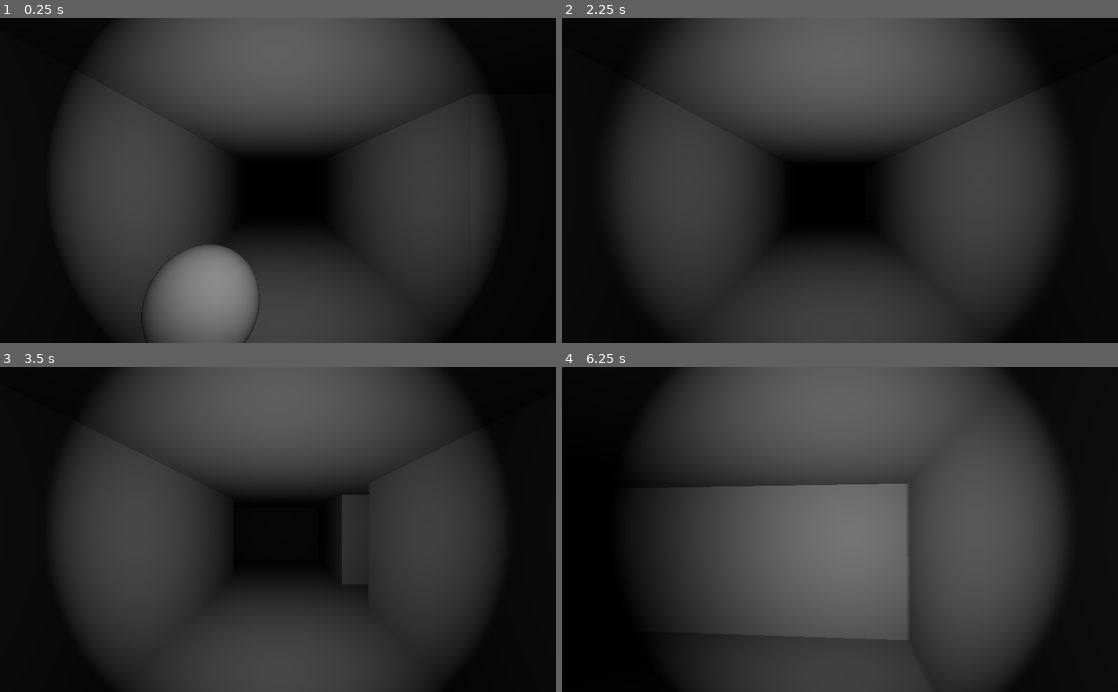
Above: before the commit, frames 1-4 (two rows, left to right).
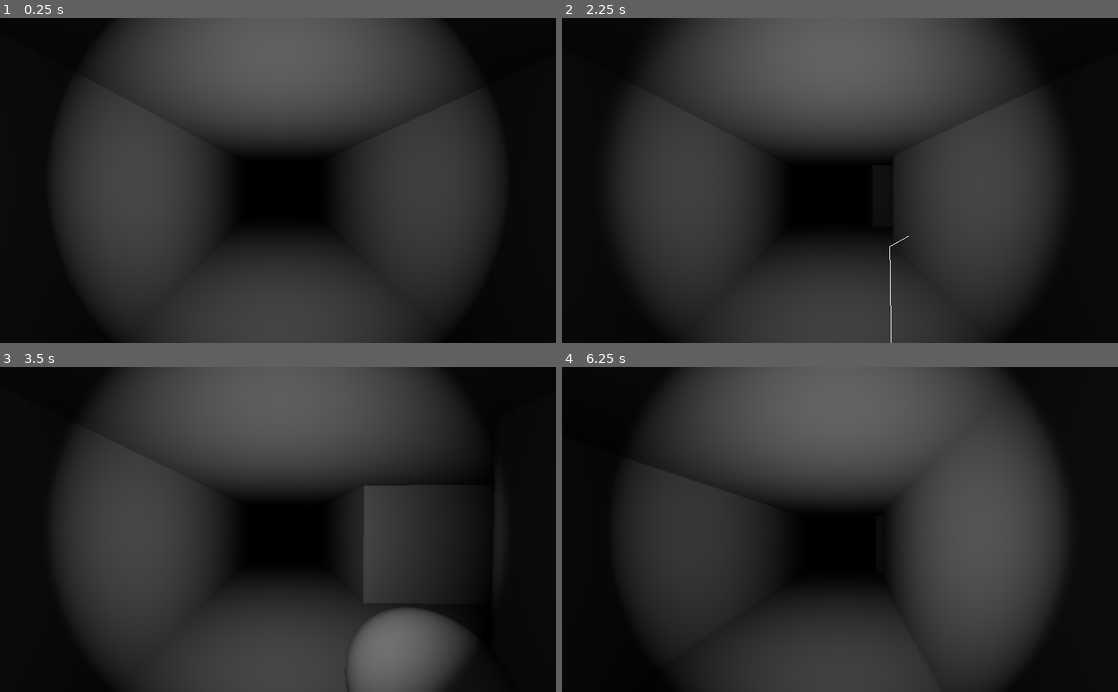
Above: after the commit, the same moments.

Repository: manglemix/oren
Game: Godot game, scene res://factory.tscn
Same seed, same stepped clock (60 frames per second), same inputs: the game is played once before the commit and once after it.
Inputs (mouse positions are in pixels of both pictures, inside the frame that each line leads up to):
- Up to frame 1 (0.25 s): no input
- Up to frame 2 (2.25 s): tap Enter at 0.5, 2 s; move the mouse to (867, 180) at 0.52 s; hold F (flashlight) 0.53-1.28 s; hold W (move forward) from 0.53 s (still down); tap Space at 1.25 s; move the mouse to (812, 180) at 1.27 s; tap F (flashlight) at 1.35 s; move the mouse to (851, 174) at 2.02 s; hold Shift (sprint) from 2.03 s (still down)
- Up to frame 3 (3.5 s): keep holding W (move forward); tap F (flashlight) at 2.3, 3.05 s; move the mouse to (272, 536) at 2.77 s; release Shift (sprint) at 2.78 s; tap Ctrl (walk) at 2.85 s
- Up to frame 4 (6.25 s): move the mouse to (878, 532) at 3.52 s; hold F (flashlight) 3.53-4.28 s; tap Space at 4.25 s; move the mouse to (795, 526) at 4.27 s; tap F (flashlight) at 4.35, 5.3, 6.05 s; move the mouse to (845, 529) at 5.02 s; hold Shift (sprint) 5.03-5.78 s; tap Enter at 5.75 s; move the mouse to (817, 523) at 5.77 s; release W (move forward) at 5.78 s; hold D (move right) from 5.78 s (still down); tap Ctrl (walk) at 5.85 s

The runs differ from the first frame. In frame 1, 4.6% of the frame differs, in the area x 25-47%, y 69-100%; in frame 2, less than 0.1%; in frame 3, 9.6%; in frame 4, 15%, in the area x 11-63%, y 33-84%.
Error before the commit: Invalid get index '0' (on base: 'PoolVector3Array'). (res://goto.gd:76)
Error after the commit: Invalid get index '0' (on base: 'PoolVector3Array'). (res://goto.gd:91)

Commit message:
real enemy ai

Diff:
--- a/Enemy.tscn
+++ b/Enemy.tscn
@@ -1,9 +1,10 @@
-[gd_scene load_steps=8 format=2]
+[gd_scene load_steps=9 format=2]
 
 [ext_resource path="res://character.gd" type="Script" id=1]
 [ext_resource path="res://enemy.gd" type="Script" id=2]
 [ext_resource path="res://wander.gd" type="Script" id=3]
 [ext_resource path="res://goto.gd" type="Script" id=4]
+[ext_resource path="res://chase.gd" type="Script" id=5]
 
 [sub_resource type="SphereShape" id=1]
 radius = 0.5
@@ -27,6 +28,9 @@
 active = true
 default = true
 
+[node name="Chase" type="Node" parent="Enemy"]
+script = ExtResource( 5 )
+
 [node name="CollisionShape" type="CollisionShape" parent="."]
 transform = Transform( 1, 0, 0, 0, 1, 0, 0, 0, 1, 0, 0.5, 0 )
 shape = SubResource( 1 )
--- a/chase.gd
+++ b/chase.gd
@@ -27,10 +27,10 @@
 				enemy_ai.activate_states(self, self)
 				target = enemy_ai.player.get_node("CollisionShape").global_transform.origin
 
-#		enemy_ai.VISUAL:
-#			if strength >= 0.1:
-#				enemy_ai.activate_states(self, self)
-#				target = enemy_ai.player.get_node("CollisionShape").global_transform.origin
+		enemy_ai.VISUAL:
+			if strength >= 0.1:
+				enemy_ai.activate_states(self, self)
+				target = enemy_ai.player.get_node("CollisionShape").global_transform.origin
 
 
 func _target_reached() -> void:
--- a/enemy.gd
+++ b/enemy.gd
@@ -8,16 +8,18 @@
 
 export var audio_sensitivity := 10.0
 export var visual_sensitivity := 10.0
-export var minimum_player_intensity := 1.0
+export var minimum_player_visibility := 0.3
 export var player_cast_target_path := "CollisionShape"
 export var cast_origin_path: NodePath = "../CollisionShape"
 
+var navigation: Navigation
 var player: Character
 var player_cast_target: Spatial
 var flashlight: SpotLight
 var direct_space_state: PhysicsDirectSpaceState
 
 onready var parent: Character = get_parent()
+onready var goto: Goto = parent.get_node("Goto")
 onready var current_scene: BaseScene = get_tree().current_scene
 onready var cast_origin: Spatial = get_node(cast_origin_path)
 
@@ -39,7 +41,10 @@
 
 
 func _handle_audio_event(position: Vector3, volume := 1.0) -> void:
-	emit_signal("agitated", volume / (position - parent.global_transform.origin).length_squared() * audio_sensitivity, AUDIO)
+	if goto == null:
+		yield(self, "ready")
+
+	emit_signal("agitated", volume / pow(goto.path_length(goto.solve_path(position)), 2) * audio_sensitivity, AUDIO)
 
 
 func _handle_visual_event(collider: CollisionObject, intensity := 1.0) -> void:
@@ -51,4 +56,4 @@
 
 
 func _physics_process(_delta):
-	_handle_visual_event(player, flashlight.light_energy * float(flashlight.visible) + minimum_player_intensity)
+	_handle_visual_event(player, flashlight.light_energy * float(flashlight.visible) + minimum_player_visibility)
--- a/factory.tscn
+++ b/factory.tscn
@@ -46,14 +46,11 @@
 shape = SubResource( 3 )
 
 [node name="Player" parent="." instance=ExtResource( 1 )]
-transform = Transform( 1, 0, 0, 0, 1, 0, 0, 0, 1, 1.498, 0, -10.8183 )
+transform = Transform( 1, 0, 0, 0, 1, 0, 0, 0, 1, 1.498, 0, -0.228833 )
 collision_mask = 4
 
 [node name="OmniLight" type="OmniLight" parent="Player/ControllablePivot/Camera" index="0"]
 light_energy = 0.01
-
-[node name="motion_blur" parent="Player/ControllablePivot/Camera" index="1"]
-transform = Transform( 1, 0, 0, 0, 1, 0, 0, 0, 1, 0, 0, -0.333265 )
 
 [node name="RemoteTransform" type="RemoteTransform" parent="Player"]
 remote_path = NodePath("../../Hand")
@@ -61,7 +58,7 @@
 update_scale = false
 
 [node name="Enemy" parent="." instance=ExtResource( 7 )]
-transform = Transform( 1, 0, 0, 0, 1, 0, 0, 0, 1, 0.831259, 0.0554771, -12.9353 )
+transform = Transform( 1, 0, 0, 0, 1, 0, 0, 0, 1, 4.26579, 0.0554771, -11.4651 )
 collision_mask = 4
 
 [node name="DrawPath" type="ImmediateGeometry" parent="Enemy/Goto" index="0"]
@@ -70,7 +67,7 @@
 script = ExtResource( 4 )
 
 [node name="Hand" type="Spatial" parent="."]
-transform = Transform( 1, 0, 0, 0, 1, 0, 0, 0, 1, 1.498, 0, -10.8183 )
+transform = Transform( 1, 0, 0, 0, 1, 0, 0, 0, 1, 1.498, 0, -0.228833 )
 
 [node name="SpotLight" type="SpotLight" parent="Hand"]
 process_priority = -1
--- a/goto.gd
+++ b/goto.gd
@@ -57,11 +57,26 @@
 	emit_signal("navigation_ready")
 
 
+func solve_path(destination: Vector3, origin:=global_transform.origin) -> PoolVector3Array:
+	return navigation.get_simple_path(
+		navigation.get_closest_point(navigation.to_local(origin)),
+		navigation.get_closest_point(navigation.to_local(destination))
+	)
+
+
+func path_length(arr: PoolVector3Array) -> float:
+	var last := arr[0]
+	var length: float
+
+	for i in range(1, arr.size()):
+		length += last.distance_to(arr[i])
+		last = arr[i]
+
+	return length
+
+
 func goto(position: Vector3) -> void:
-	path = navigation.get_simple_path(
-		navigation.get_closest_point(navigation.to_local(character.global_transform.origin)),
-		navigation.get_closest_point(navigation.to_local(position))
-	)
+	path = solve_path(position)
 
 	path.remove(0)
 
--- a/protagonist.gd
+++ b/protagonist.gd
@@ -10,7 +10,7 @@
 func _process(_delta):
 	if not is_zero_approx(movement_vector.length_squared()):
 		if movement_node.movement_state == movement_node.FAST:
-			current_scene.play_audio_event(global_transform.origin, 0.1)
+			current_scene.play_audio_event(global_transform.origin, 0.2)
 
 		elif movement_node.movement_state == movement_node.DEFAULT:
-			current_scene.play_audio_event(global_transform.origin, 0.01)
+			current_scene.play_audio_event(global_transform.origin, 0.065)
--- a/state.gd
+++ b/state.gd
@@ -47,8 +47,7 @@
 
 
 func handle_default(emitter: Node) -> void:
-	if default and not active:
-		set_active(true)
+	set_active(default)
 
 
 func handle_activation(emitter: Node, states) -> void:
